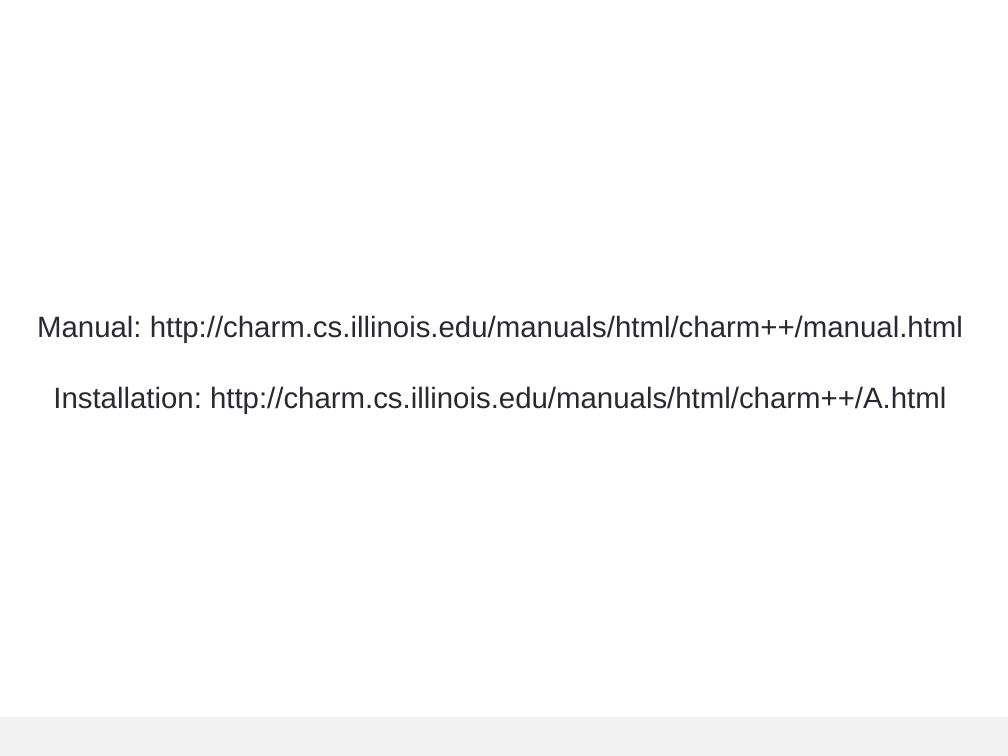
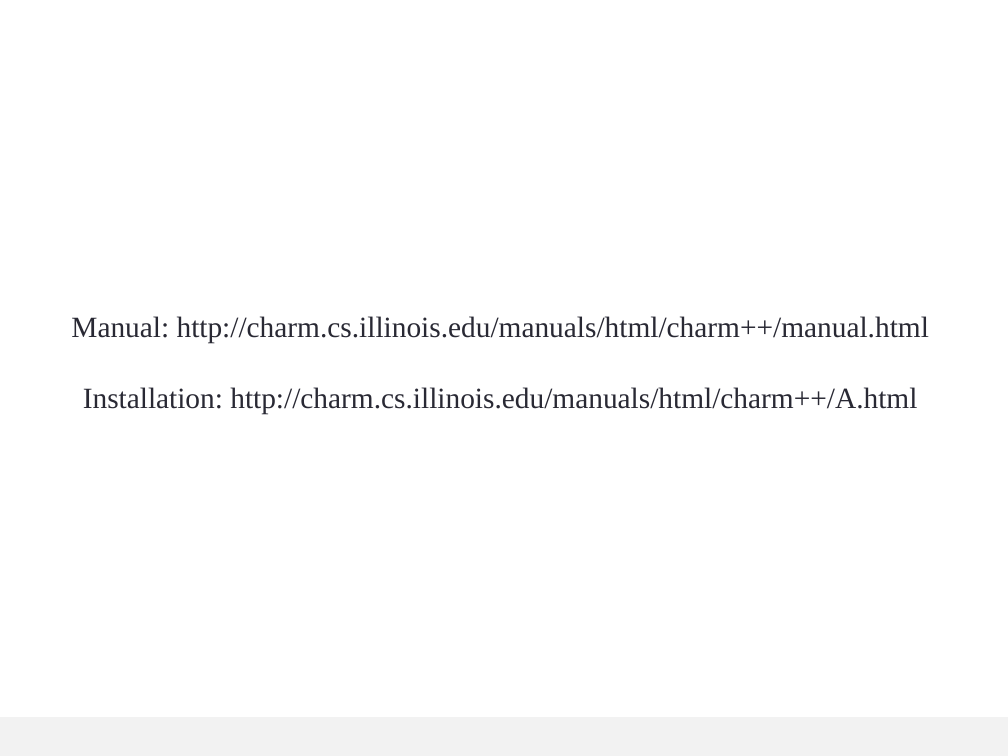
Before and after one commit to UIUC-PPL/charm_tutorial, a slide deck: slide 2 of tutorial.pptx. Drawn at 1008x756 pixels with LibreOffice and Linux fonts; fonts in the diff are those of the drawing. Boxes give left, top, right and bottom in pixels: in the first picture for what was removed or moved away, otherwise in the second. Text is boxed around its words. In the diff, an @@ line names an element or a change of style, - is before the commit and + after.

```diff
--- a/tutorial.pptx
+++ b/tutorial.pptx
@@ text "Manual: http://charm.cs.illinois.edu/manuals/html/charm++/ma ..." at bbox=[71, 316, 929, 414]: font Arial to Times New Roman @@
```
Also in this commit, not shown: 3 other slides changed, 8 slides added.
